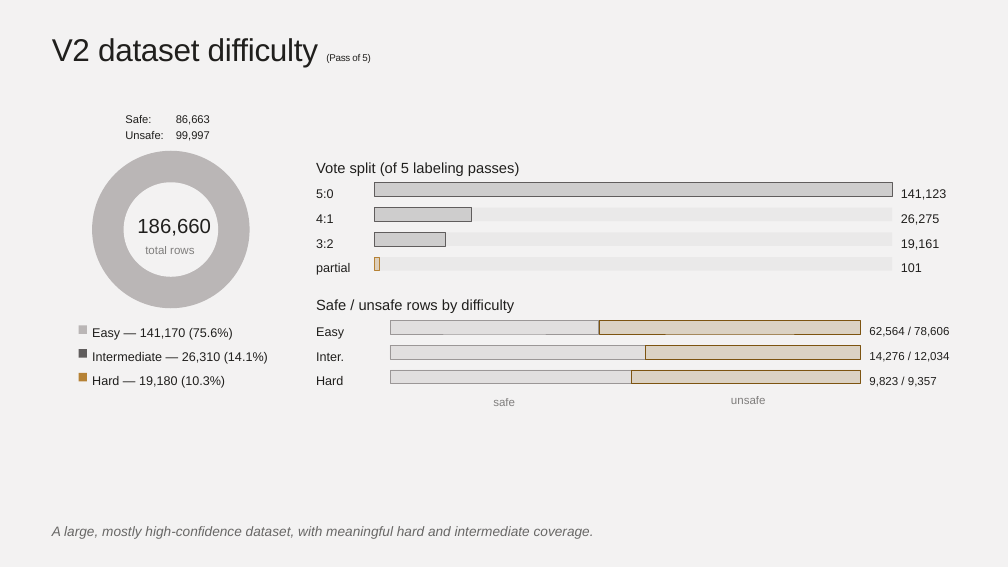
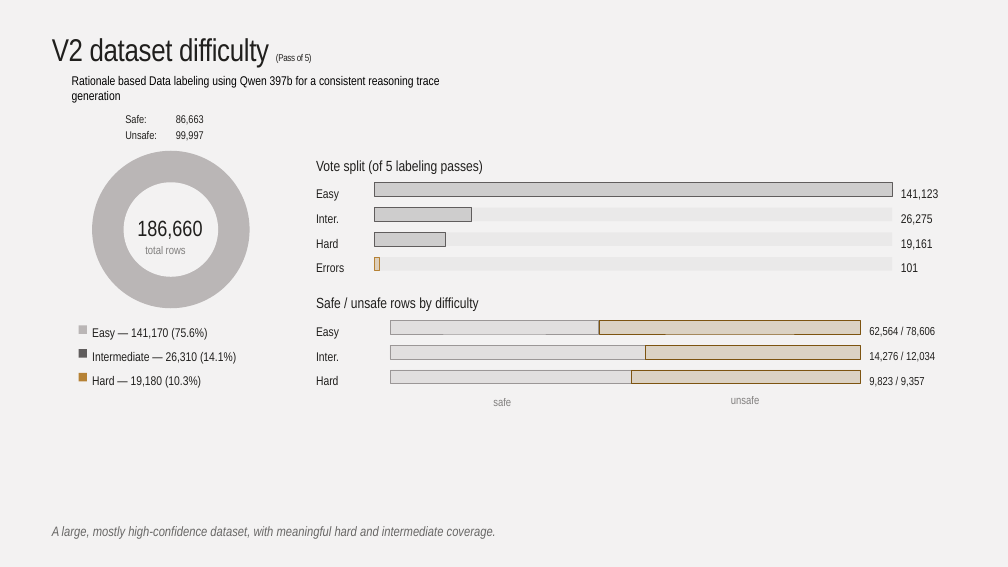
Before and after one commit to kunjcr2/A10-Internship-Progress, a slide deck: slide 2 of week-08/VLMSync7.pptx. Drawn at 1008x567 pixels with LibreOffice and Linux fonts; fonts in the diff are those of the drawing. Boxes give left, top, right and bottom in pixels: in the first picture for what was removed or moved away, otherwise in the second. Text is boxed around its words. In the diff, an @@ line names an element or a change of style, - is before the commit and + after.

```diff
--- a/week-08/VLMSync7.pptx
+++ b/week-08/VLMSync7.pptx
@@ text added at box(72, 76, 440, 88), 18 pt, text #000000 @@
+Rationale based Data labeling using Qwen 397b for a consistent reasoning trace generation
@@ font Arial to Arial Narrow in 19 elements at box(52, 38, 312, 67), box(145, 246, 186, 254), box(92, 328, 207, 340), box(92, 352, 236, 364), box(92, 376, 201, 388), box(901, 189, 938, 200), box(901, 214, 933, 225), box(901, 239, 933, 250), box(901, 263, 918, 272), box(316, 327, 339, 339), box(869, 327, 935, 337), box(316, 352, 339, 361), box(869, 352, 935, 362), box(316, 376, 338, 385), box(869, 377, 925, 387), box(493, 398, 511, 406), box(731, 396, 759, 404), box(52, 526, 496, 539), box(125, 115, 204, 140) @@
@@ text "Vote split (of 5 labeling ..." at box(316, 160, 483, 174): font Arial to Arial Narrow; line spacing 1.36 to 1.26 @@
@@ text "186,660" at box(137, 220, 202, 239): size 29.1 to 31.5 pt, font Arial to Arial Narrow @@
@@ text at box(316, 189, 339, 201): text changed; font Arial to Arial Narrow @@
-5:0
+Easy
@@ text at box(316, 214, 339, 223): text changed; font Arial to Arial Narrow @@
-4:1
+Inter.
@@ text at box(316, 239, 338, 248): text changed; font Arial to Arial Narrow @@
-3:2
+Hard
@@ text at box(316, 263, 344, 272): text changed; font Arial to Arial Narrow @@
-partial
+Errors
@@ text "Safe / unsafe rows by ..." at box(316, 297, 478, 311): font Arial to Arial Narrow; line spacing 1.36 to 1.26 @@
```
Also in this commit, not shown: 11 other slides changed, 3 slides added, 2 slides removed.
